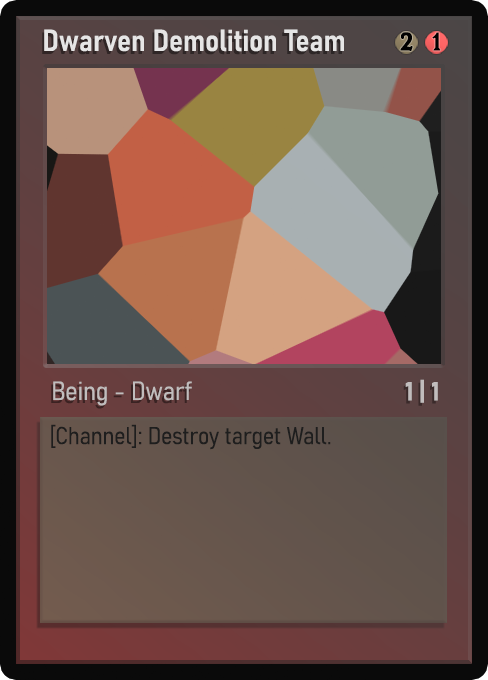
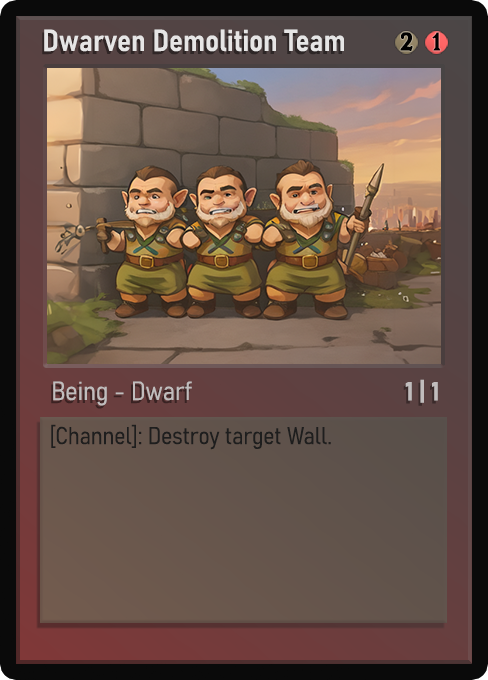
Comparing the layer stacks of the two 488×680 images. Changes:
painted on "Name" over [44, 30, 344, 52]
painted on "Class" over [53, 381, 180, 405]
painted on "Desc_norm" over [58, 427, 331, 450]
painted on "Artwork" over [47, 68, 441, 364]
